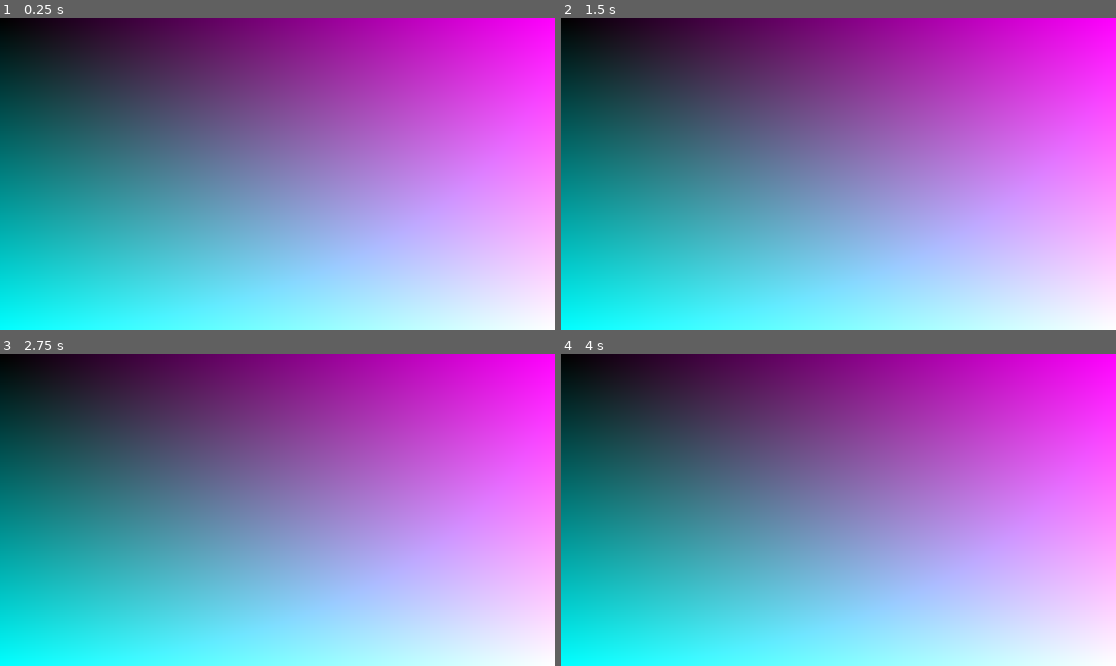
Above: before the commit, frames 1-4 (two rows, left to right).
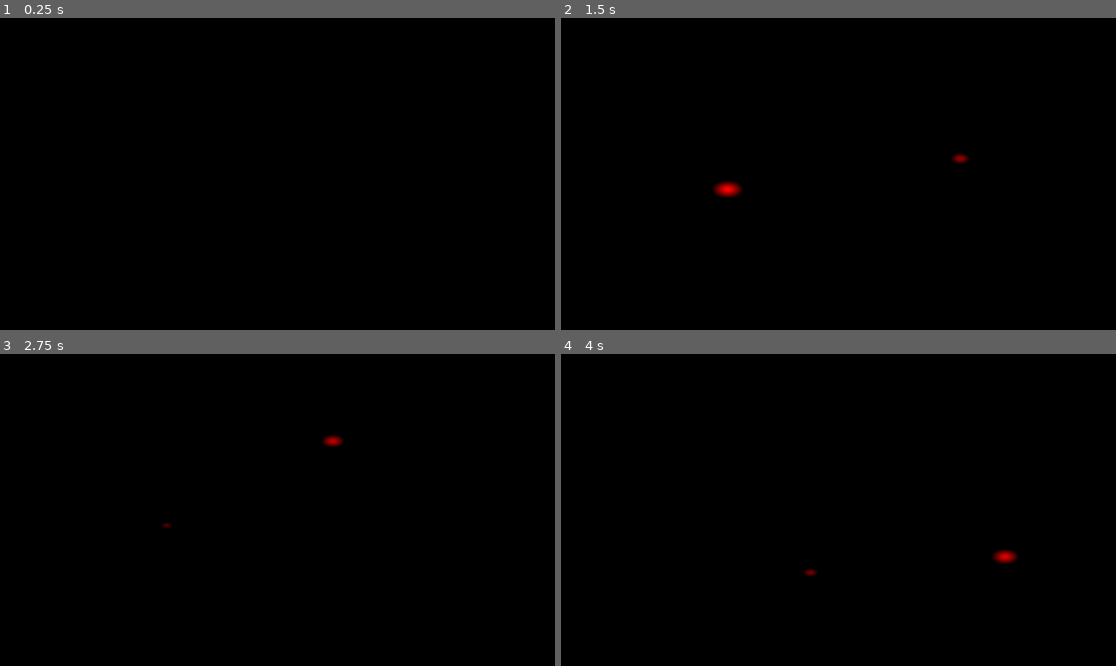
Above: after the commit, the same moments.

Repository: solaymanehimite/fluid-simulation
Game: Godot game, scene res://simulation.tscn
The game is run twice, just before and just after one commit, with the same random seed, the same clock (stepped at 60 frames per second) and the same inputs.
Inputs (mouse positions are in pixels of both pictures, inside the frame that each line leads up to):
- Up to frame 1 (0.25 s): no input
- Up to frame 2 (1.5 s): tap Enter at 0.5 s; move the mouse to (960, 158) at 0.52 s; click (960, 158) at 0.67 s; tap Space at 1.25 s; move the mouse to (727, 189) at 1.27 s; click (727, 189) at 1.42 s
- Up to frame 3 (2.75 s): tap Enter at 2 s; move the mouse to (333, 441) at 2.02 s; click (333, 441) at 2.17 s
- Up to frame 4 (4 s): tap Space at 2.75 s; move the mouse to (810, 572) at 2.77 s; click (810, 572) at 2.92 s; move the mouse to (1005, 556) at 3.52 s; click (1005, 556) at 3.67 s

The runs differ from the first frame. In frame 1, 99% of the frame differs, in the area x 0-100%, y 0-100%; in frame 2, 99%; in frame 3, 99%; in frame 4, 99%.

Commit message:
add mouse fluid interaction

Diff:
--- a/navier_stokes.gdshader
+++ b/navier_stokes.gdshader
@@ -1,5 +1,26 @@
 shader_type canvas_item;
 
+uniform sampler2D previous_frame_data;
+uniform vec2 mouse_position;
+uniform bool is_clicking;
+
 void fragment() {
-	COLOR = vec4(UV.r, UV.g, sqrt(pow(UV.r, 2.) + pow(UV.g, 2.)), 1.);
+    vec4 old_data = texture(previous_frame_data, UV);
+    float density = old_data.r;
+
+    density -= 0.01;
+
+    if (is_clicking) {
+        float dist = distance(UV, mouse_position);
+        float brush_radius = 0.03; // Adjust this to change cursor size
+
+        if (dist < brush_radius) {
+            float falloff = 1.0 - (dist / brush_radius);
+            density += falloff * 0.3;
+        }
+    }
+
+    density = clamp(density, 0.0, 1.0);
+
+    COLOR = vec4(density, 0.0, 0.0, 1.0);
 }
--- a/simulation.gd
+++ b/simulation.gd
@@ -1,11 +1,41 @@
 extends Node2D
 
+@onready var buffer_1 = $Buffers/Buffer1
+@onready var buffer_2 = $Buffers/Buffer2
+@onready var color_rect_1 = $Buffers/Buffer1/ColorRect
+@onready var color_rect_2 = $Buffers/Buffer2/ColorRect
+@onready var screen = $Display/Screen
 
-# Called when the node enters the scene tree for the first time.
+var is_buffer_1_active: bool = true
+
 func _ready() -> void:
-	pass # Replace with function body.
+	buffer_1.render_target_update_mode = SubViewport.UPDATE_DISABLED
+	buffer_2.render_target_update_mode = SubViewport.UPDATE_DISABLED
 
+func _process(_delta: float) -> void:
+	var screen_size = get_viewport_rect().size
+	var raw_mouse = get_global_mouse_position()
 
-# Called every frame. 'delta' is the elapsed time since the previous frame.
-func _process(delta: float) -> void:
-	$Display/Screen.texture = $Buffers/Buffer1.get_texture()
+	var mouse_uv = raw_mouse / screen_size
+	var clicking = Input.is_mouse_button_pressed(MOUSE_BUTTON_LEFT)
+
+	if is_buffer_1_active:
+		var mat2 = color_rect_2.material as ShaderMaterial
+		if mat2:
+			mat2.set_shader_parameter("previous_frame_data", buffer_1.get_texture())
+			mat2.set_shader_parameter("mouse_position", mouse_uv)
+			mat2.set_shader_parameter("is_clicking", clicking)
+
+		buffer_2.render_target_update_mode = SubViewport.UPDATE_ONCE
+		screen.texture = buffer_2.get_texture()
+	else:
+		var mat1 = color_rect_1.material as ShaderMaterial
+		if mat1:
+			mat1.set_shader_parameter("previous_frame_data", buffer_2.get_texture())
+			mat1.set_shader_parameter("mouse_position", mouse_uv)
+			mat1.set_shader_parameter("is_clicking", clicking)
+
+		buffer_1.render_target_update_mode = SubViewport.UPDATE_ONCE
+		screen.texture = buffer_1.get_texture()
+
+	is_buffer_1_active = !is_buffer_1_active
--- a/simulation.tscn
+++ b/simulation.tscn
@@ -5,9 +5,13 @@
 
 [sub_resource type="ShaderMaterial" id="ShaderMaterial_7ptn5"]
 shader = ExtResource("1_vmo2h")
+shader_parameter/mouse_position = Vector2(0, 0)
+shader_parameter/is_clicking = false
 
 [sub_resource type="ShaderMaterial" id="ShaderMaterial_iuv88"]
 shader = ExtResource("1_vmo2h")
+shader_parameter/mouse_position = Vector2(0, 0)
+shader_parameter/is_clicking = false
 
 [node name="Simulation" type="Node2D" unique_id=191330725]
 script = ExtResource("1_7ptn5")
